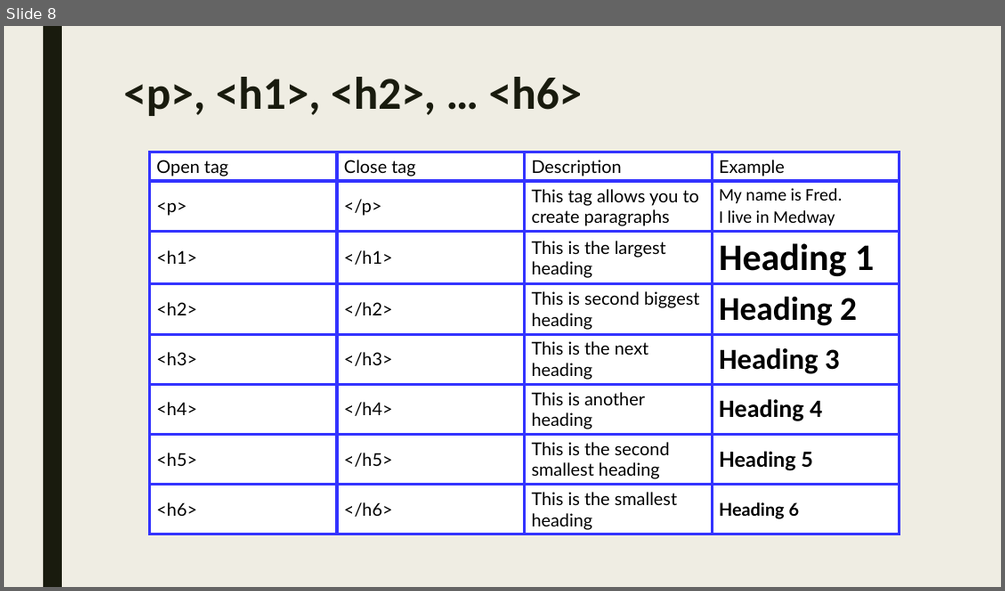
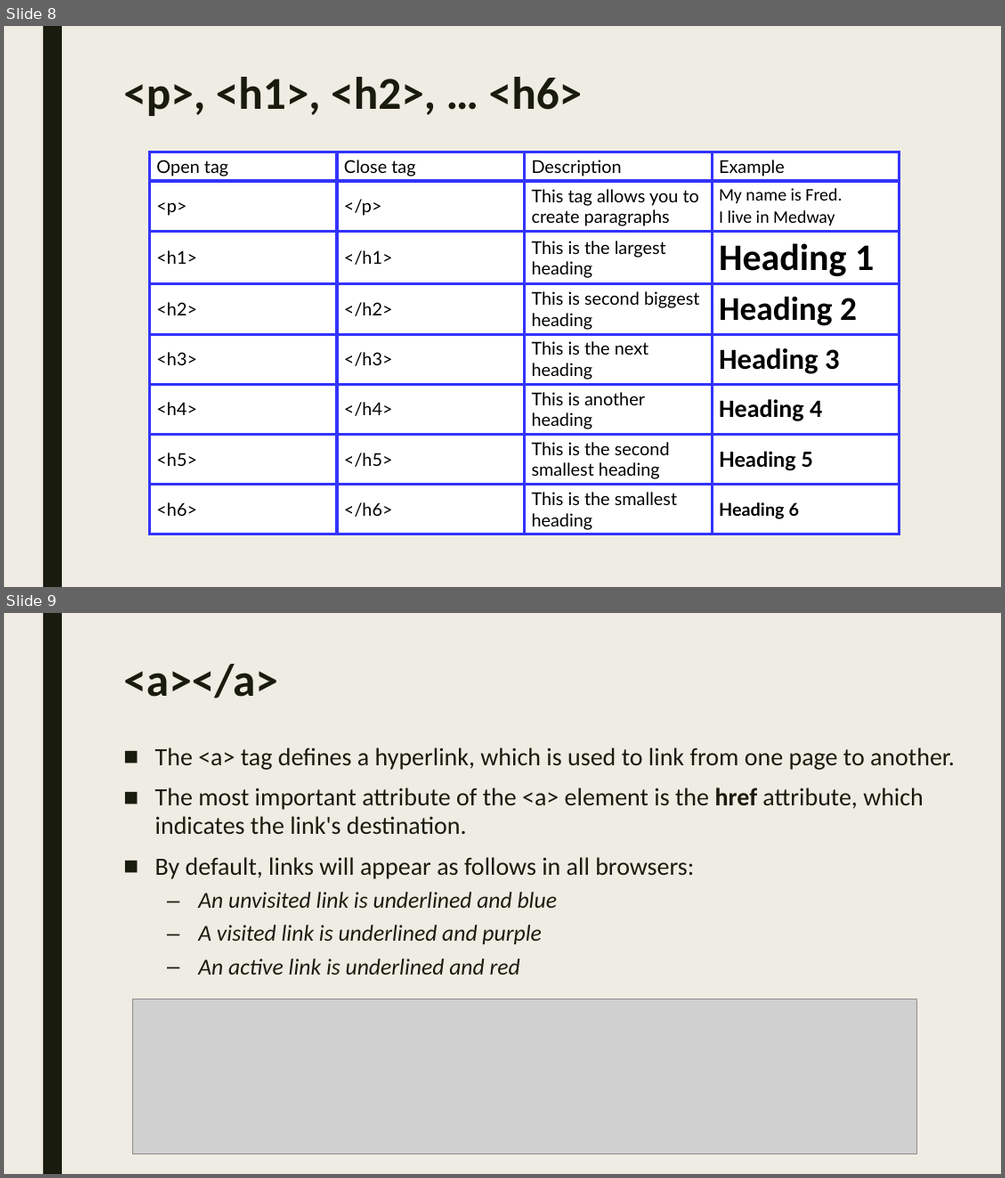
Before and after one commit to sayyidkhan/web_intro_2022, a slide deck: ppt/WY added.pptx. Shown one above the other, each under a label of ours: slide 8 before the commit, slides 8 and 9 after it. The pictures are 1005x591 and 1005x1178 pixels, drawn with LibreOffice and Linux fonts; fonts in the diff are those of the drawing; grey boxes stand for pictures. Boxes give left, top, right and bottom in pixels: in the first picture for what was removed or moved away, otherwise in the second. Text is boxed around its words. In the diff, an @@ line names an element or a change of style, - is before the commit and + after.

```diff
--- a/ppt/WY added.pptx
+++ b/ppt/WY added.pptx
@@ slide 9 added at (x1=4, y1=613, x2=1001, y2=1174), background #EFEDE3; not listed: 1 template element that a slide beside it also shows @@
@@ title added at (x1=123, y1=664, x2=278, y2=698), 44 pt, text #191B0E, bold @@
+<a></a>
@@ text added at (x1=155, y1=747, x2=955, y2=974), 24 pt, text #191B0E @@
+■ The <a> tag defines a hyperlink, which is used to link from one page to another.
+■ The most important attribute of the <a> element is the href attribute, which indicates the link's destination.
+■ By default, links will appear as follows in all browsers:
+  – An unvisited link is underlined and blue
+  – A visited link is underlined and purple
+  – An active link is underlined and red
@@ picture added at (x1=133, y1=999, x2=917, y2=1153) @@
```
Also in this commit, not shown: 4 slides changed, 22 other slides added, 1 other file.
